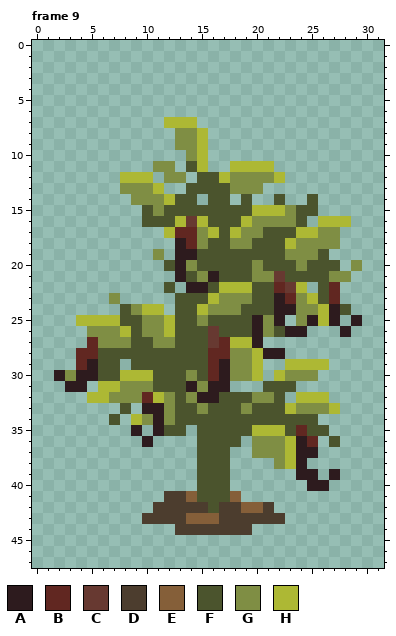
File history of a pixel-art file, grid_move_sketch/Plants/Pepper.aseprite. Above: the version before the commit.
32x48 pixels, 11 frames. Shown: frame 9. The commit also changed other frames, which this record leaves out.
Palette (. is transparent): A #2d1b1e  B #612721  C #673931  D #4c3d2e  E #855f39  F #4b542d  G #7f8e44  H #adb834
New version:
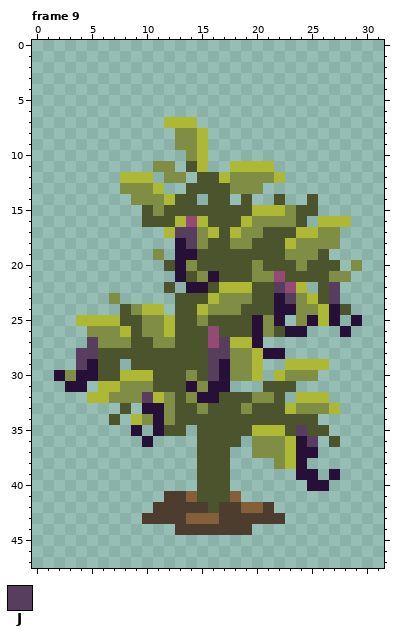
Colours new in this view: J #583e5e
Edits made:
colour A: #2d1b1e -> #271038
colour C: #673931 -> #944a76
Frame 9, layer "Layer 2":
y 17: x 13..14 BB -> JJ
y 18: x 14 B -> J
y 22: x 22 B -> J; x 27 B -> J
y 23: x 23 B -> J; x 27 B -> J
y 27: x 5 B -> J; x 17 B -> J
y 28: x 4..5 BB -> JJ; x 16..17 BB -> JJ
y 29: x 4 B -> J; x 16 B -> J
y 30: x 16 B -> J
y 32: x 10 B -> J
y 35: x 24 B -> J
y 36: x 25 B -> J
Pixel boxes of the changes (left, top, right, bottom) in both pictures:
changed: (131, 216, 362, 491)
changed: (54, 337, 98, 392)
